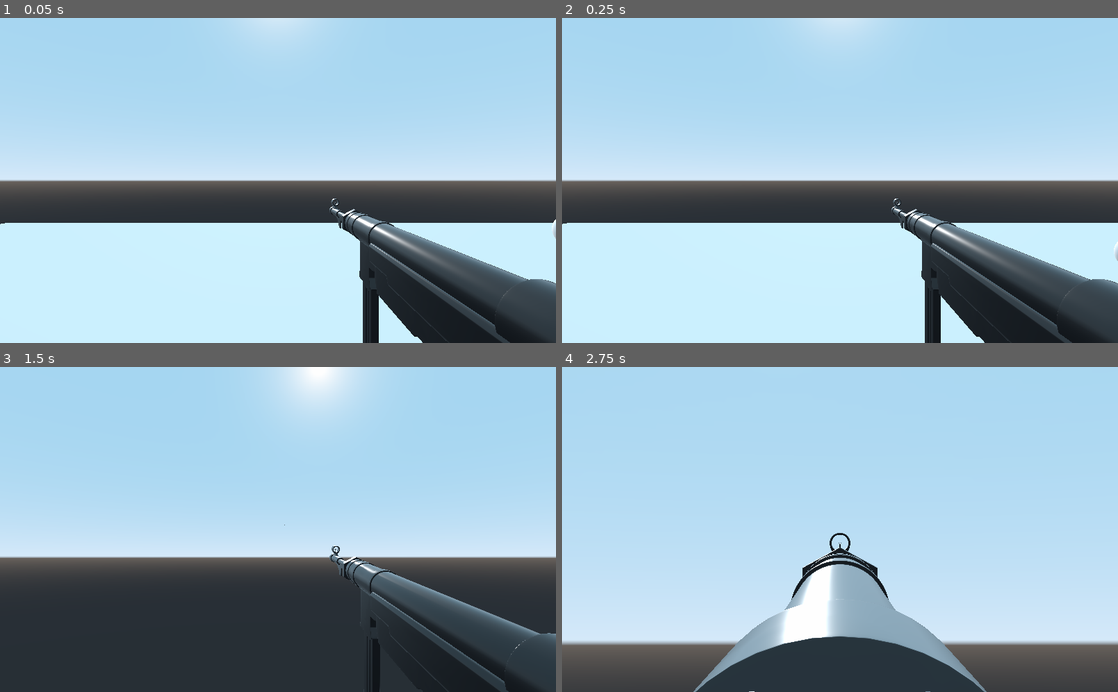
Above: before the commit, frames 1-4 (two rows, left to right).
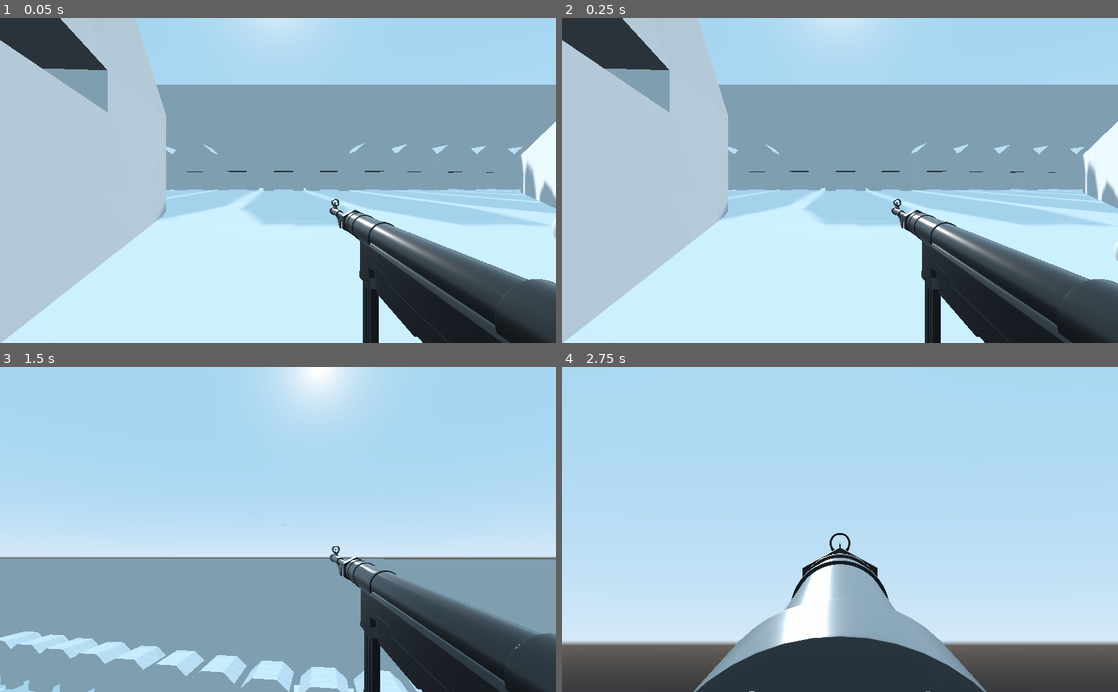
Above: after the commit, the same moments.

Repository: mogilyoy/wb_ozn_fight
Game: Godot game, scene res://Scens/Сцена нищих тестов.tscn
Same seed, same stepped clock (60 frames per second), same inputs: the game is played once before the commit and once after it. This scene is started directly instead of the project's main scene.
Inputs (mouse positions are in pixels of both pictures, inside the frame that each line leads up to):
- Up to frame 1 (0.05 s): no input
- Up to frame 2 (0.25 s): no input
- Up to frame 3 (1.5 s): tap Enter at 0.5 s; move the mouse to (305, 529) at 0.52 s; hold Right mouse button (aim) 0.53-1.28 s; hold W (move_forward) from 0.53 s (still down); tap Space (jump) at 0.77 s; move the mouse to (250, 529) at 1.27 s; click (250, 529) at 1.35 s
- Up to frame 4 (2.75 s): keep holding W (move_forward); tap Space (jump) at 1.52 s; move the mouse to (851, 523) at 2.02 s; hold Right mouse button (aim) from 2.03 s (still down)

The runs differ from the first frame. In frame 1, 52% of the frame differs, in the area x 0-100%, y 0-100%; in frame 2, 52%; in frame 3, 31%; in frame 4, nothing differs.

Commit message:
сука не ломайте карту

Diff:
--- a/Game Client/Scens/Сцена нищих тестов.tscn
+++ b/Game Client/Scens/Сцена нищих тестов.tscn
@@ -1,7 +1,8 @@
-[gd_scene load_steps=8 format=2]
+[gd_scene load_steps=9 format=2]
 
 [ext_resource path="res://Scens/Player1_test.tscn" type="PackedScene" id=1]
 [ext_resource path="res://Scens/BadGuy.tscn" type="PackedScene" id=2]
+[ext_resource path="res://3d/3dхуйня/MAP.glb" type="PackedScene" id=3]
 
 [sub_resource type="PlaneMesh" id=1]
 
@@ -101,3 +102,6 @@
 transform = Transform( 0.188357, 0, 0, 0, 0.188357, 0, 0, 0, 0.188357, 0, 0, 0 )
 mesh = SubResource( 5 )
 material/0 = null
+
+[node name="MAP" parent="." instance=ExtResource( 3 )]
+transform = Transform( 1, 0, 0, 0, 1, 0, 0, 0, 1, 0.943681, 0.0943681, 2.92541 )
Binary file changed: Game Client/3d/3dхуйня/MAP.glb
